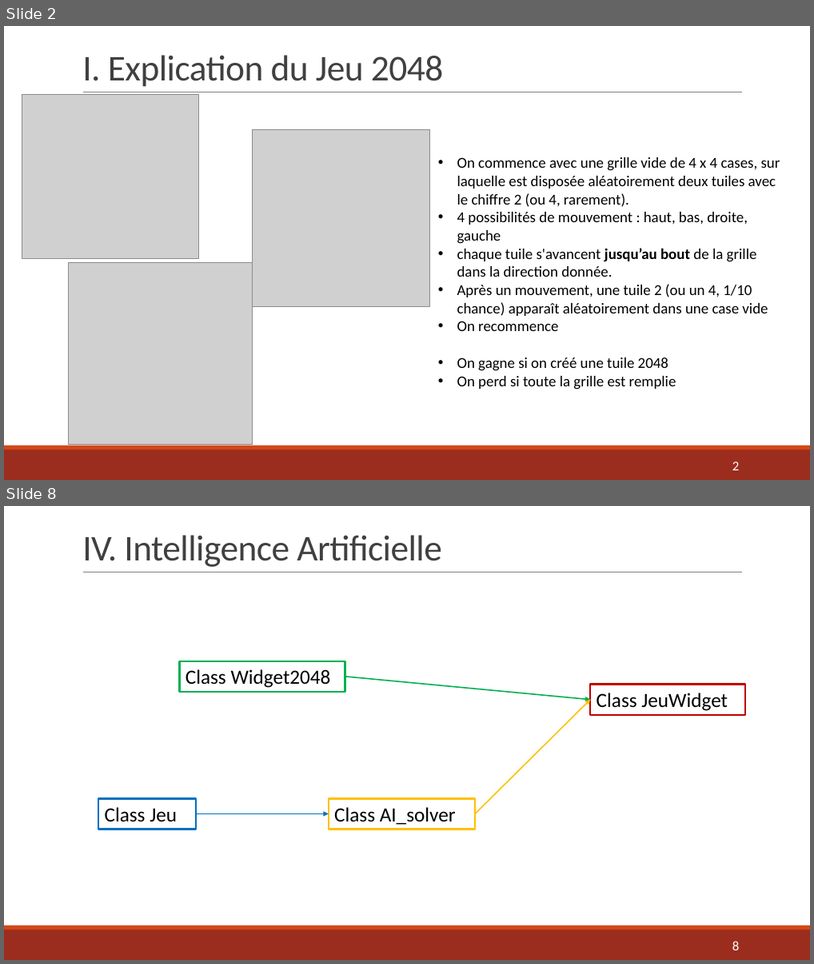
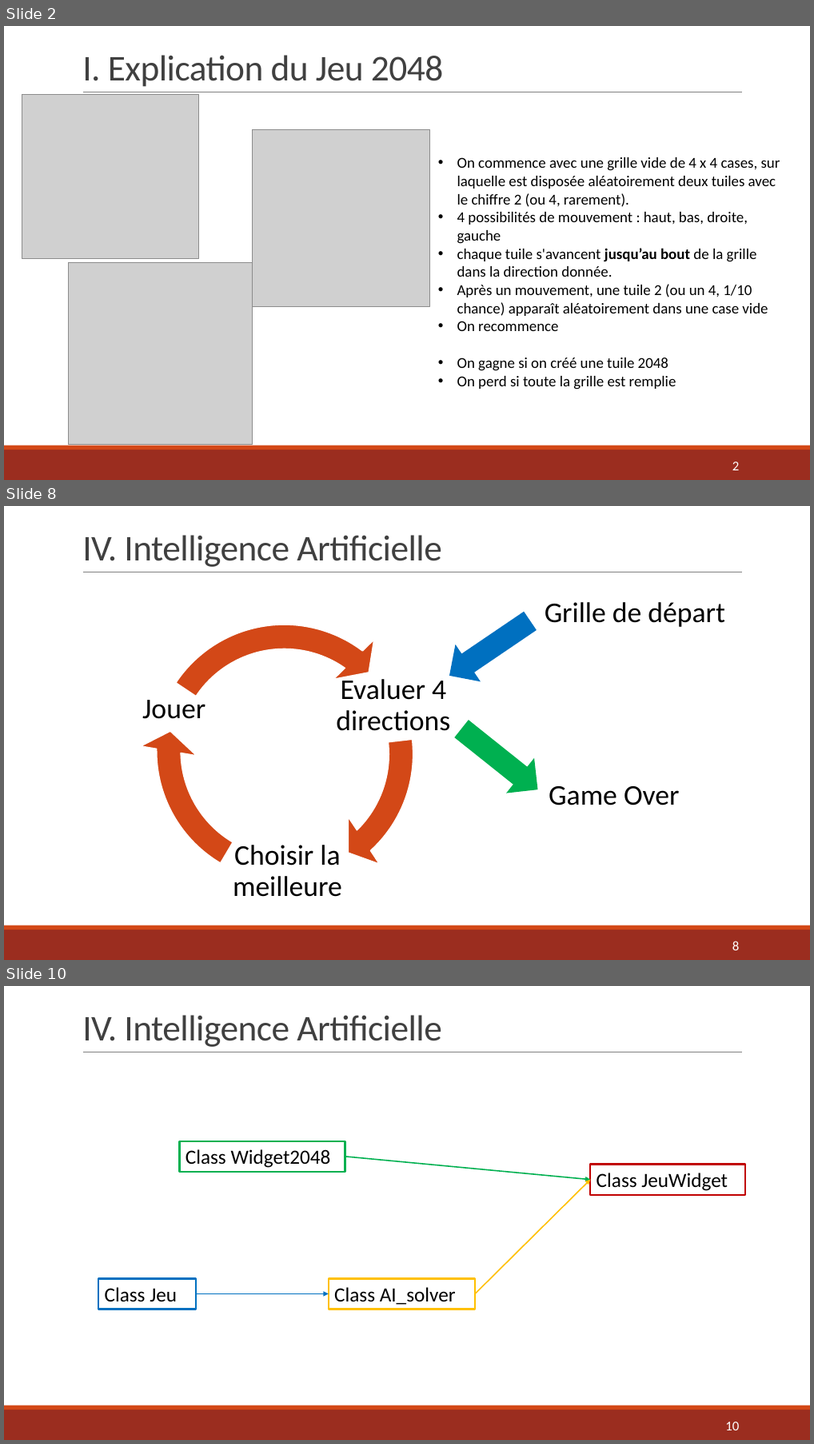
Before and after one commit to AlexandraDarco/prog_2048, a slide deck: Projet Info – Jeu 2048.pptx. Shown one above the other, each under a label of ours: slides 2 and 8 before the commit, slides 2, 8 and 10 after it; the slides between them are not shown. The pictures are 814x964 and 814x1444 pixels, drawn with LibreOffice and Linux fonts; fonts in the diff are those of the drawing; grey boxes stand for pictures. Boxes give left, top, right and bottom in pixels: in the first picture for what was removed or moved away, otherwise in the second. Text is boxed around its words. In the diff, an @@ line names an element or a change of style, - is before the commit and + after.

```diff
--- a/Projet Info – Jeu 2048.pptx
+++ b/Projet Info – Jeu 2048.pptx
@@ slide 8 added at bbox=[4, 506, 810, 960], background #FFFFFF; not listed: 3 template elements that a slide beside it also shows @@
@@ title added at bbox=[82, 535, 442, 567], 43.2 pt, text #404040 @@
+IV. Intelligence Artificielle
@@ group added at bbox=[137, 604, 450, 901]: 3 texts, 3 circular arrows @@
+Evaluer 4 directions
+Choisir la meilleure
+Jouer
@@ left arrow added at bbox=[438, 602, 543, 694], fill #0070C0 @@
@@ text added at bbox=[545, 602, 726, 627], 34 pt, text #000000 @@
+Grille de départ
@@ left arrow added at bbox=[448, 711, 552, 807], fill #00B050 @@
@@ text added at bbox=[549, 786, 680, 805], 34 pt, text #000000 @@
+Game Over
@@ page number added at bbox=[733, 940, 739, 950], 16 pt, text #FFFFFF @@
+8
@@ what was slide 8 is now slide 10 @@
@@ page number at bbox=[726, 1421, 739, 1430]: text changed @@
-8
+10
```
Also in this commit, not shown: 6 slides changed, 3 other slides added, 1 other file.
